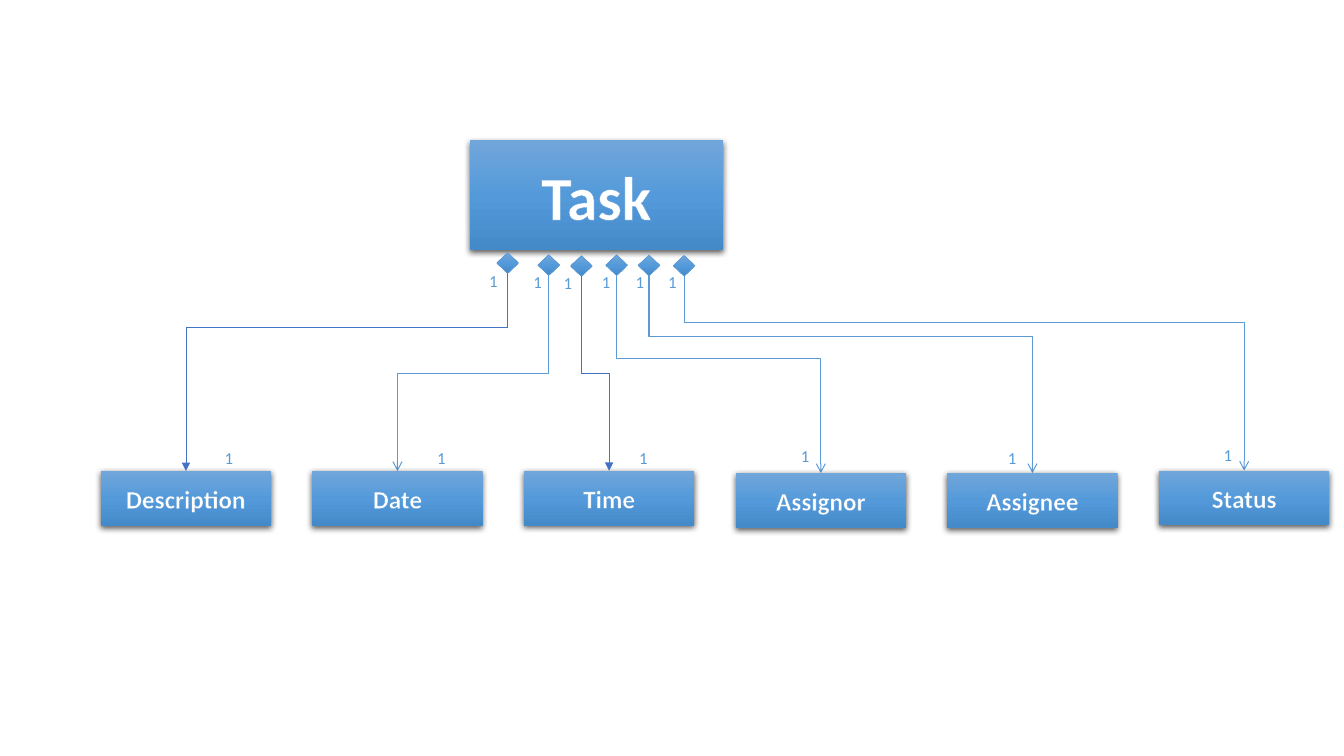
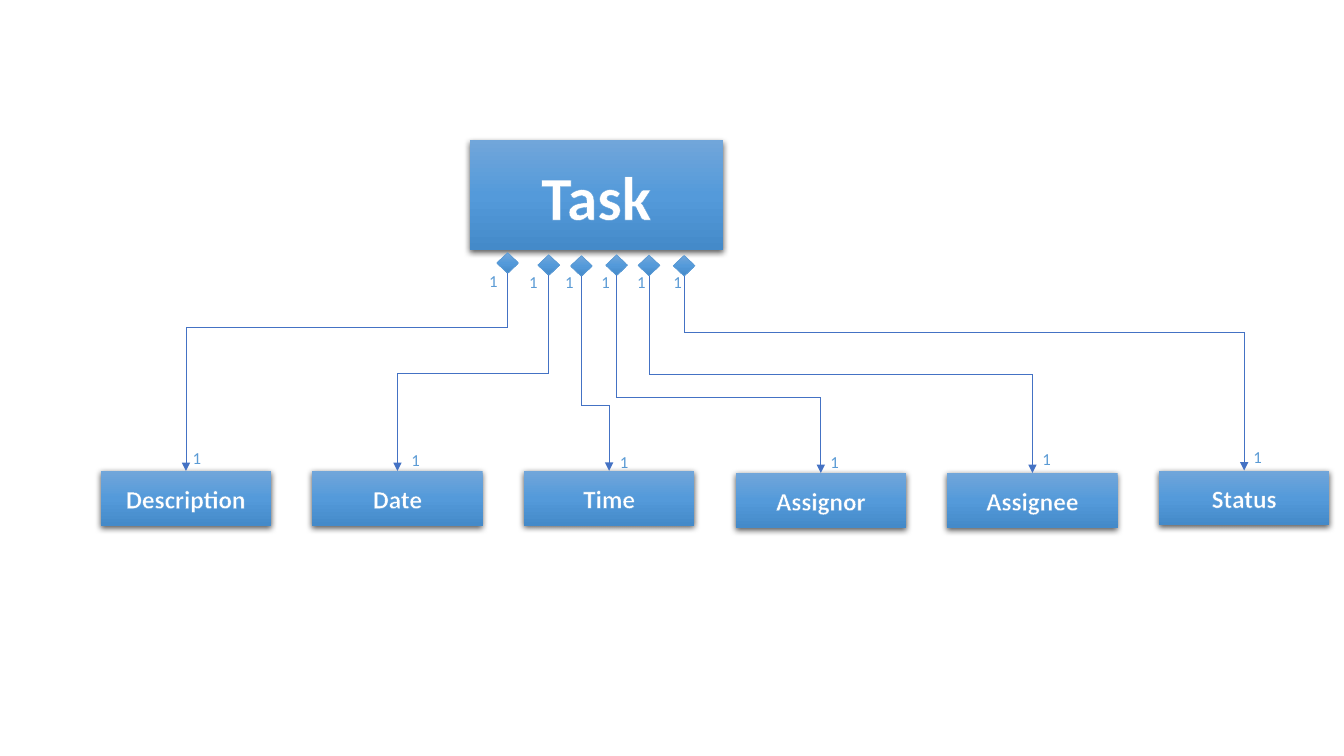
Before and after one commit to yash-chowdhary/addressbook-level4, a slide deck: slide 1 of docs/diagrams/TaskUML.pptx. Drawn at 1344x756 pixels with LibreOffice and Linux fonts; fonts in the diff are those of the drawing. Boxes give left, top, right and bottom in pixels: in the first picture for what was removed or moved away, otherwise in the second. Text is boxed around its words. In the diff, an @@ line names an element or a change of style, - is before the commit and + after.

```diff
--- a/docs/diagrams/TaskUML.pptx
+++ b/docs/diagrams/TaskUML.pptx
@@ text "1": place and size @@
-text "1" at [533,277,541,288]
+text "1" at [529,277,537,288]
@@ text "1": place and size @@
-text "1" at [602,277,610,288]
+text "1" at [565,277,573,288]
@@ text "1": place and size @@
-text "1" at [668,277,676,288]
+text "1" at [601,277,609,288]
@@ text "1": place and size @@
-text "1" at [564,278,572,289]
+text "1" at [673,277,681,288]
@@ elbow arrow (548, 275) - (397, 471): stroke #5B9BD5 0.75 pt to #4472C4 0.5 pt; arrowheads changed @@
@@ elbow arrow (582, 276) - (609, 471): route changed @@
@@ elbow arrow (617, 275) - (821, 473): stroke #5B9BD5 0.75 pt to #4472C4 0.5 pt; arrowheads changed; route changed @@
@@ elbow arrow (649, 276) - (1032, 473): stroke #5B9BD5 0.75 pt to #4472C4 0.5 pt; arrowheads changed; route changed @@
@@ elbow arrow (685, 276) - (1244, 471): stroke #5B9BD5 0.75 pt to #4472C4 0.5 pt; arrowheads changed; route changed @@
@@ text "1": place and size @@
-text "1" at [225,453,233,464]
+text "1" at [193,453,201,464]
@@ text "1": place and size @@
-text "1" at [437,453,445,464]
+text "1" at [411,455,419,466]
@@ text "1" rewrapped from [639,453,647,464] to [620,457,628,472] @@
@@ text "1": place and size @@
-text "1" at [801,451,809,462]
+text "1" at [830,457,838,468]
@@ text "1": place and size @@
-text "1" at [1008,453,1016,464]
+text "1" at [1042,454,1050,465]
@@ text "1": place and size @@
-text "1" at [1224,450,1232,461]
+text "1" at [1253,452,1261,463]
```
Also in this commit, not shown: 8 other files.
